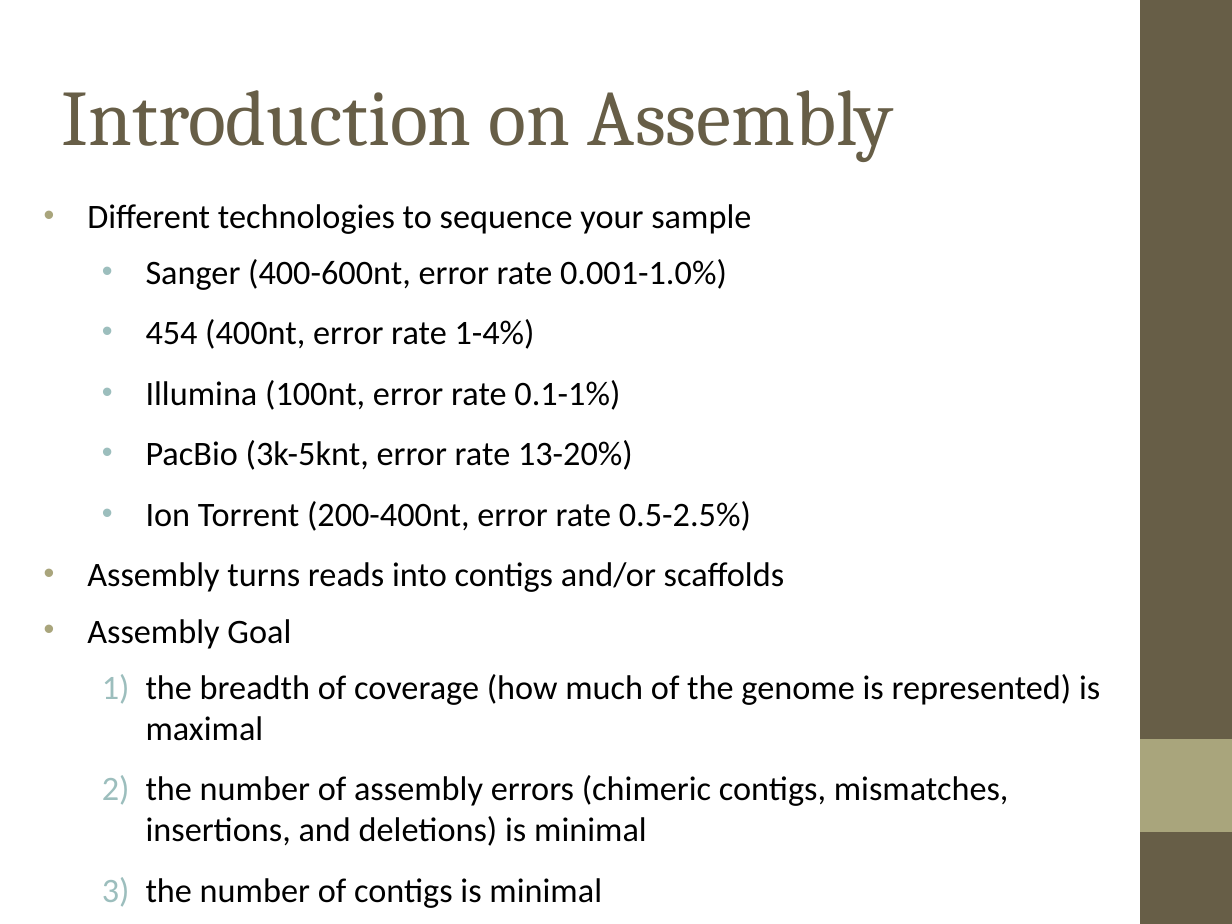
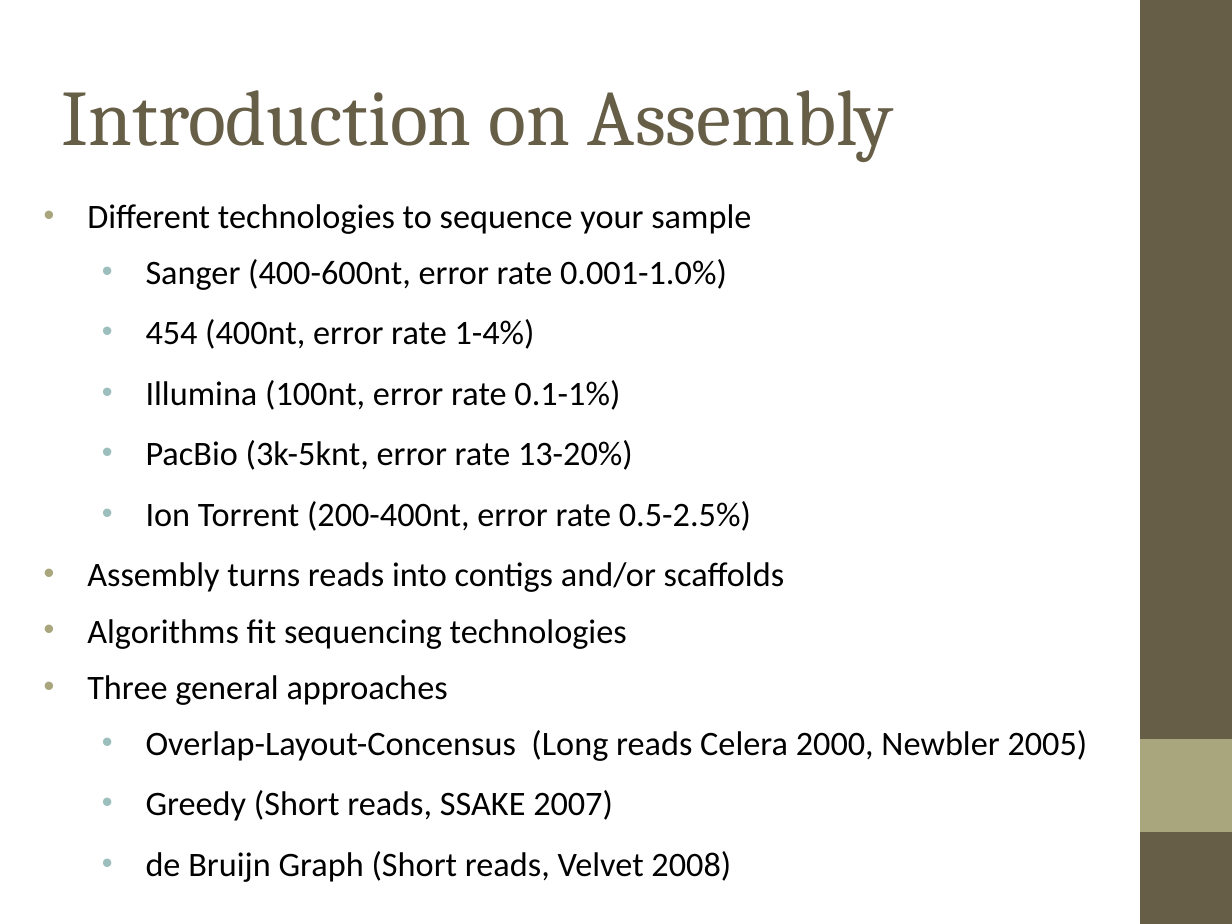
Before and after one commit to inodb/msc-thesis, a slide deck: slide 3 of presentation/msc-thesis.odp. Drawn at 1232x924 pixels with LibreOffice and Linux fonts; fonts in the diff are those of the drawing. Boxes give left, top, right and bottom in pixels: in the first picture for what was removed or moved away, otherwise in the second. Text is boxed around its words. In the diff, an @@ line names an element or a change of style, - is before the commit and + after.

Commit message:
Shortened presentation after practicing

```diff
--- a/presentation/msc-thesis.odp
+++ b/presentation/msc-thesis.odp
@@ text at bbox=[87, 619, 1088, 882]: text changed @@
-• Assembly Goal
-  1) the breadth of coverage (how much of the genome is represented) is maximal
-  2) the number of assembly errors (chimeric contigs, mismatches, insertions, and deletions) is minimal
-  3) the number of contigs is minimal
+• Algorithms fit sequencing technologies
+• Three general approaches
+  • Overlap-Layout-Concensus (Long reads Celera 2000, Newbler 2005)
+  • Greedy (Short reads, SSAKE 2007)
+  • de Bruijn Graph (Short reads, Velvet 2008)
```
Also in this commit, not shown: 13 other slides changed, 3 slides added, 1 other file.
